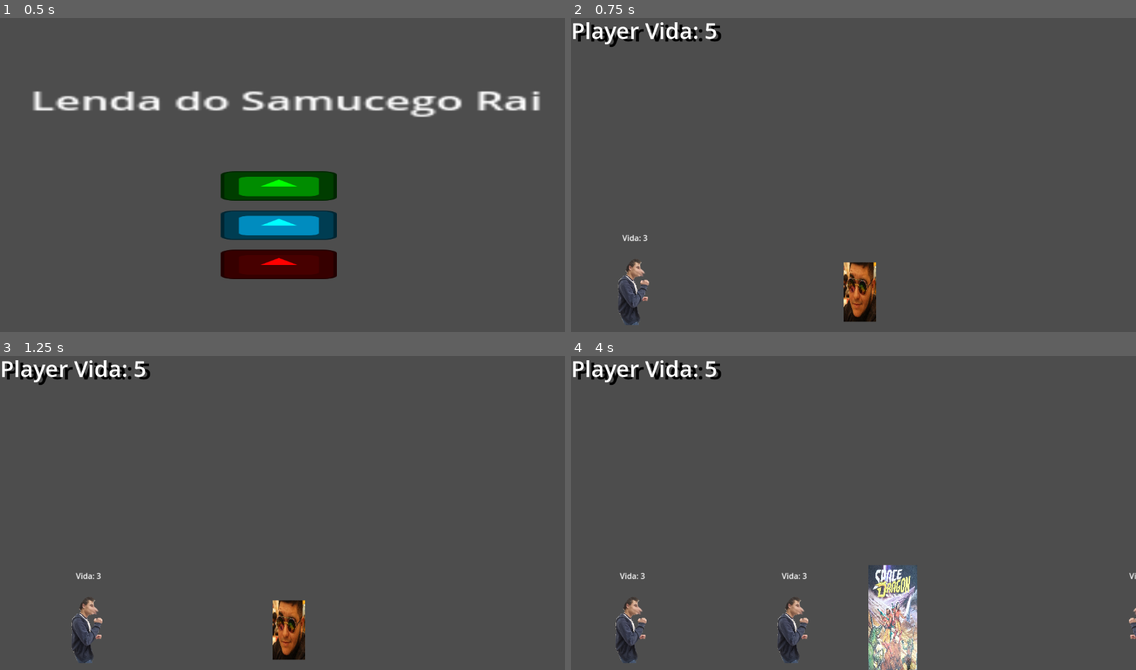
Above: before the commit, frames 1-4 (two rows, left to right).
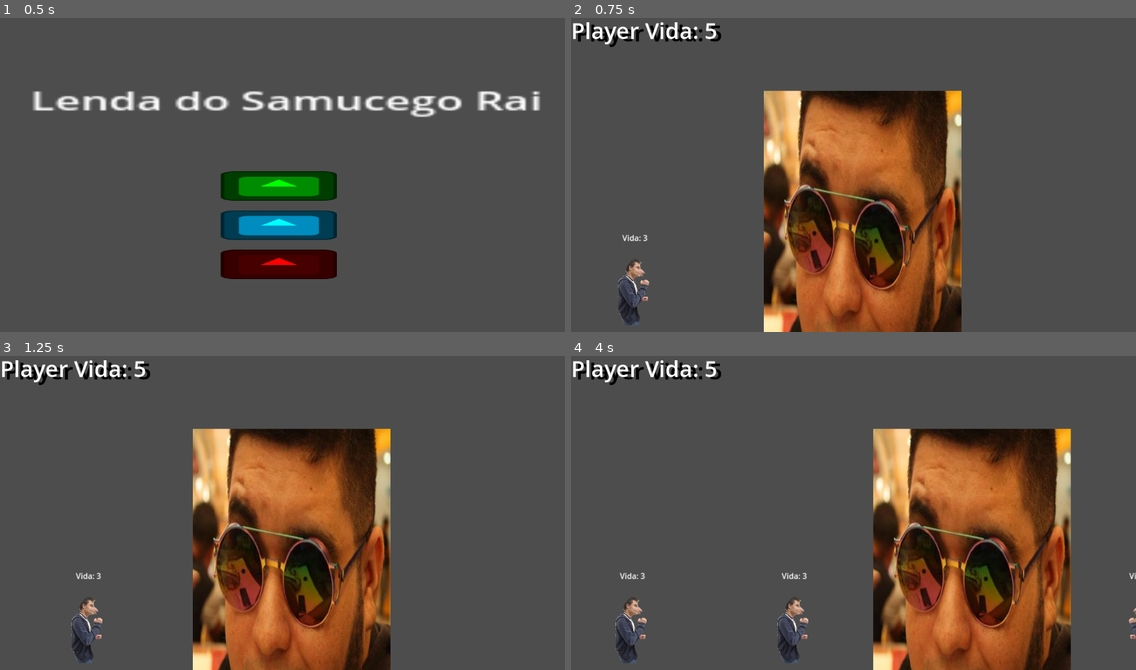
Above: after the commit, the same moments.

Repository: VaporeonLover28/Lenda-do-Samurai-Cego
Game: Godot game, scene res://main_menu.tscn
Same seed, same stepped clock (60 frames per second), same inputs: the game is played once before the commit and once after it. The engine's default icon, where the game draws it, is replaced by a stand-in: a white triangle on a blue panel in a dark square.
Inputs (mouse positions are in pixels of both pictures, inside the frame that each line leads up to):
- Up to frame 1 (0.5 s): no input
- Up to frame 2 (0.75 s): click (847, 187) at 0.5 s
- Up to frame 3 (1.25 s): no input
- Up to frame 4 (4 s): hold D (Right) 1.28-2.03 s; tap J (Attack) at 1.35, 2.3, 2.85, 3.8 s; tap L (Block) at 1.55, 2.1, 3.05, 3.6 s; hold A (Left) 2.03-2.78 s; hold D (Right) from 2.78 s (still down)

Frame 1 is identical in both runs. In frame 2, 27% of the frame differs, in the area x 34-70%, y 23-100%; in frame 3, 27%; in frame 4, 27%, in the area x 52-89%, y 23-100%.

Commit message:
vo termina dps
- walter

Diff:
--- a/player.tscn
+++ b/player.tscn
@@ -1,13 +1,156 @@
-[gd_scene load_steps=17 format=3 uid="uid://dxnvrnesgagdo"]
+[gd_scene load_steps=40 format=3 uid="uid://dxnvrnesgagdo"]
 
 [ext_resource type="Script" path="res://Player.gd" id="1_qj0ws"]
 [ext_resource type="Texture2D" uid="uid://dng08du3dj4b0" path="res://Untitled16_20240820143830.png" id="2_vbv1j"]
+[ext_resource type="Texture2D" uid="uid://b4ayuwgyymdip" path="res://Samurai/Attack_3.png" id="2_vr1dj"]
 [ext_resource type="Texture2D" uid="uid://t6yr2u4asdbb" path="res://ohio.png" id="2_ynix5"]
 [ext_resource type="Texture2D" uid="uid://3ekcixa28o33" path="res://spacedragons.jpg" id="3_7ud7k"]
+[ext_resource type="Texture2D" uid="uid://ceqq4ub4xr5wi" path="res://Samurai/Protection.png" id="3_8qggu"]
 [ext_resource type="Texture2D" uid="uid://qdyr2wpm7dbi" path="res://icon.svg" id="3_t2lwr"]
+[ext_resource type="Texture2D" uid="uid://dekciklh73wsb" path="res://Samurai/Walk.png" id="9_f3hgl"]
+
+[sub_resource type="Animation" id="Animation_jidnk"]
+length = 0.001
+tracks/0/type = "value"
+tracks/0/imported = false
+tracks/0/enabled = true
+tracks/0/path = NodePath("PlayerSprt:animation")
+tracks/0/interp = 1
+tracks/0/loop_wrap = true
+tracks/0/keys = {
+"times": PackedFloat32Array(0),
+"transitions": PackedFloat32Array(1),
+"update": 1,
+"values": [&"idle"]
+}
+tracks/1/type = "value"
+tracks/1/imported = false
+tracks/1/enabled = true
+tracks/1/path = NodePath("PlayerSprt:frame")
+tracks/1/interp = 1
+tracks/1/loop_wrap = true
+tracks/1/keys = {
+"times": PackedFloat32Array(0),
+"transitions": PackedFloat32Array(1),
+"update": 1,
+"values": [0]
+}
+tracks/2/type = "value"
+tracks/2/imported = false
+tracks/2/enabled = true
+tracks/2/path = NodePath("BlockHitbox/BlockColl:disabled")
+tracks/2/interp = 1
+tracks/2/loop_wrap = true
+tracks/2/keys = {
+"times": PackedFloat32Array(0),
+"transitions": PackedFloat32Array(1),
+"update": 1,
+"values": [true]
+}
+
+[sub_resource type="Animation" id="Animation_ur8x1"]
+resource_name = "Samurai_Walk"
+
+[sub_resource type="Animation" id="Animation_61u7b"]
+resource_name = "Igor_Walk"
+length = 0.2
+loop_mode = 1
+tracks/0/type = "value"
+tracks/0/imported = false
+tracks/0/enabled = true
+tracks/0/path = NodePath("PlayerSprt:animation")
+tracks/0/interp = 1
+tracks/0/loop_wrap = true
+tracks/0/keys = {
+"times": PackedFloat32Array(0),
+"transitions": PackedFloat32Array(1),
+"update": 1,
+"values": [&"igor_walk"]
+}
+tracks/1/type = "value"
+tracks/1/imported = false
+tracks/1/enabled = true
+tracks/1/path = NodePath("PlayerSprt:frame")
+tracks/1/interp = 1
+tracks/1/loop_wrap = true
+tracks/1/keys = {
+"times": PackedFloat32Array(0, 0.1),
+"transitions": PackedFloat32Array(1, 1),
+"update": 1,
+"values": [0, 1]
+}
+
+[sub_resource type="Animation" id="Animation_0pwfe"]
+resource_name = "Igor_Idle"
+length = 0.1
+loop_mode = 1
+tracks/0/type = "value"
+tracks/0/imported = false
+tracks/0/enabled = true
+tracks/0/path = NodePath("PlayerSprt:animation")
+tracks/0/interp = 1
+tracks/0/loop_wrap = true
+tracks/0/keys = {
+"times": PackedFloat32Array(0),
+"transitions": PackedFloat32Array(1),
+"update": 1,
+"values": [&"igor_idle"]
+}
+tracks/1/type = "value"
+tracks/1/imported = false
+tracks/1/enabled = true
+tracks/1/path = NodePath("PlayerSprt:frame")
+tracks/1/interp = 1
+tracks/1/loop_wrap = true
+tracks/1/keys = {
+"times": PackedFloat32Array(0),
+"transitions": PackedFloat32Array(1),
+"update": 1,
+"values": [0]
+}
+
+[sub_resource type="Animation" id="Animation_so8u0"]
+resource_name = "Igor_Block"
+length = 0.5
+tracks/0/type = "value"
+tracks/0/imported = false
+tracks/0/enabled = true
+tracks/0/path = NodePath("PlayerSprt:frame")
+tracks/0/interp = 1
+tracks/0/loop_wrap = true
+tracks/0/keys = {
+"times": PackedFloat32Array(0),
+"transitions": PackedFloat32Array(1),
+"update": 1,
+"values": [0]
+}
+tracks/1/type = "value"
+tracks/1/imported = false
+tracks/1/enabled = true
+tracks/1/path = NodePath("PlayerSprt:animation")
+tracks/1/interp = 1
+tracks/1/loop_wrap = true
+tracks/1/keys = {
+"times": PackedFloat32Array(0),
+"transitions": PackedFloat32Array(1),
+"update": 1,
+"values": [&"igor_block"]
+}
+tracks/2/type = "value"
+tracks/2/imported = false
+tracks/2/enabled = true
+tracks/2/path = NodePath("BlockHitbox/BlockColl:disabled")
+tracks/2/interp = 1
+tracks/2/loop_wrap = true
+tracks/2/keys = {
+"times": PackedFloat32Array(0, 0.2, 0.5),
+"transitions": PackedFloat32Array(1, 1, 1),
+"update": 1,
+"values": [true, false, true]
+}
 
 [sub_resource type="Animation" id="Animation_yqcdj"]
-resource_name = "Attack"
+resource_name = "Igor_Attack"
 length = 0.5
 tracks/0/type = "value"
 tracks/0/imported = false
@@ -43,163 +186,139 @@
 "times": PackedFloat32Array(0),
 "transitions": PackedFloat32Array(1),
 "update": 1,
-"values": [&"attack"]
-}
-
-[sub_resource type="Animation" id="Animation_so8u0"]
-resource_name = "Block"
-length = 0.5
-tracks/0/type = "value"
-tracks/0/imported = false
-tracks/0/enabled = true
-tracks/0/path = NodePath("PlayerSprt:frame")
-tracks/0/interp = 1
-tracks/0/loop_wrap = true
-tracks/0/keys = {
-"times": PackedFloat32Array(0),
-"transitions": PackedFloat32Array(1),
-"update": 1,
-"values": [0]
-}
-tracks/1/type = "value"
-tracks/1/imported = false
-tracks/1/enabled = true
-tracks/1/path = NodePath("PlayerSprt:animation")
-tracks/1/interp = 1
-tracks/1/loop_wrap = true
-tracks/1/keys = {
-"times": PackedFloat32Array(0),
-"transitions": PackedFloat32Array(1),
-"update": 1,
-"values": [&"block"]
-}
-tracks/2/type = "value"
-tracks/2/imported = false
-tracks/2/enabled = true
-tracks/2/path = NodePath("BlockHitbox/BlockColl:disabled")
-tracks/2/interp = 1
-tracks/2/loop_wrap = true
-tracks/2/keys = {
-"times": PackedFloat32Array(0, 0.2, 0.5),
-"transitions": PackedFloat32Array(1, 1, 1),
-"update": 1,
-"values": [true, false, true]
-}
-
-[sub_resource type="Animation" id="Animation_0pwfe"]
-resource_name = "Idle"
-length = 0.1
-loop_mode = 1
-tracks/0/type = "value"
-tracks/0/imported = false
-tracks/0/enabled = true
-tracks/0/path = NodePath("PlayerSprt:animation")
-tracks/0/interp = 1
-tracks/0/loop_wrap = true
-tracks/0/keys = {
-"times": PackedFloat32Array(0),
-"transitions": PackedFloat32Array(1),
-"update": 1,
-"values": [&"idle"]
-}
-tracks/1/type = "value"
-tracks/1/imported = false
-tracks/1/enabled = true
-tracks/1/path = NodePath("PlayerSprt:frame")
-tracks/1/interp = 1
-tracks/1/loop_wrap = true
-tracks/1/keys = {
-"times": PackedFloat32Array(0),
-"transitions": PackedFloat32Array(1),
-"update": 1,
-"values": [0]
-}
-
-[sub_resource type="Animation" id="Animation_jidnk"]
-length = 0.001
-tracks/0/type = "value"
-tracks/0/imported = false
-tracks/0/enabled = true
-tracks/0/path = NodePath("PlayerSprt:animation")
-tracks/0/interp = 1
-tracks/0/loop_wrap = true
-tracks/0/keys = {
-"times": PackedFloat32Array(0),
-"transitions": PackedFloat32Array(1),
-"update": 1,
-"values": [&"idle"]
-}
-tracks/1/type = "value"
-tracks/1/imported = false
-tracks/1/enabled = true
-tracks/1/path = NodePath("PlayerSprt:frame")
-tracks/1/interp = 1
-tracks/1/loop_wrap = true
-tracks/1/keys = {
-"times": PackedFloat32Array(0),
-"transitions": PackedFloat32Array(1),
-"update": 1,
-"values": [0]
-}
-tracks/2/type = "value"
-tracks/2/imported = false
-tracks/2/enabled = true
-tracks/2/path = NodePath("BlockHitbox/BlockColl:disabled")
-tracks/2/interp = 1
-tracks/2/loop_wrap = true
-tracks/2/keys = {
-"times": PackedFloat32Array(0),
-"transitions": PackedFloat32Array(1),
-"update": 1,
-"values": [true]
-}
-
-[sub_resource type="Animation" id="Animation_61u7b"]
-resource_name = "Walk"
-length = 0.2
-loop_mode = 1
-tracks/0/type = "value"
-tracks/0/imported = false
-tracks/0/enabled = true
-tracks/0/path = NodePath("PlayerSprt:animation")
-tracks/0/interp = 1
-tracks/0/loop_wrap = true
-tracks/0/keys = {
-"times": PackedFloat32Array(0),
-"transitions": PackedFloat32Array(1),
-"update": 1,
-"values": [&"walk"]
-}
-tracks/1/type = "value"
-tracks/1/imported = false
-tracks/1/enabled = true
-tracks/1/path = NodePath("PlayerSprt:frame")
-tracks/1/interp = 1
-tracks/1/loop_wrap = true
-tracks/1/keys = {
-"times": PackedFloat32Array(0, 0.1),
-"transitions": PackedFloat32Array(1, 1),
-"update": 1,
-"values": [0, 1]
-}
+"values": [&"igor_attack"]
+}
+
+[sub_resource type="Animation" id="Animation_jqti2"]
+resource_name = "Samurai_Idle"
+
+[sub_resource type="Animation" id="Animation_3ftix"]
+resource_name = "Samurai_Attack"
+
+[sub_resource type="Animation" id="Animation_06j4u"]
+resource_name = "Samurai_Block"
 
 [sub_resource type="AnimationLibrary" id="AnimationLibrary_7s6an"]
 _data = {
-"Attack": SubResource("Animation_yqcdj"),
-"Block": SubResource("Animation_so8u0"),
-"Idle": SubResource("Animation_0pwfe"),
+"Igor_Attack": SubResource("Animation_yqcdj"),
+"Igor_Block": SubResource("Animation_so8u0"),
+"Igor_Idle": SubResource("Animation_0pwfe"),
+"Igor_Walk": SubResource("Animation_61u7b"),
 "RESET": SubResource("Animation_jidnk"),
-"Walk": SubResource("Animation_61u7b")
-}
+"Samurai_Attack": SubResource("Animation_3ftix"),
+"Samurai_Block": SubResource("Animation_06j4u"),
+"Samurai_Idle": SubResource("Animation_jqti2"),
+"Samurai_Walk": SubResource("Animation_ur8x1")
+}
+
+[sub_resource type="AtlasTexture" id="AtlasTexture_yc4xs"]
+atlas = ExtResource("2_vr1dj")
+region = Rect2(0, 0, 128, 128)
+
+[sub_resource type="AtlasTexture" id="AtlasTexture_pdvu0"]
+atlas = ExtResource("2_vr1dj")
+region = Rect2(128, 0, 128, 128)
+
+[sub_resource type="AtlasTexture" id="AtlasTexture_e6lx0"]
+atlas = ExtResource("2_vr1dj")
+region = Rect2(256, 0, 128, 128)
+
+[sub_resource type="AtlasTexture" id="AtlasTexture_flgvd"]
+atlas = ExtResource("2_vr1dj")
+region = Rect2(384, 0, 128, 128)
+
+[sub_resource type="AtlasTexture" id="AtlasTexture_jpg21"]
+atlas = ExtResource("3_8qggu")
+region = Rect2(0, 0, 128, 128)
+
+[sub_resource type="AtlasTexture" id="AtlasTexture_rpmeb"]
+atlas = ExtResource("3_8qggu")
+region = Rect2(128, 0, 128, 128)
+
+[sub_resource type="AtlasTexture" id="AtlasTexture_ppsy1"]
+atlas = ExtResource("9_f3hgl")
+region = Rect2(512, 0, 128, 128)
+
+[sub_resource type="AtlasTexture" id="AtlasTexture_plcxg"]
+atlas = ExtResource("9_f3hgl")
+region = Rect2(0, 0, 128, 128)
+
+[sub_resource type="AtlasTexture" id="AtlasTexture_wmc5c"]
+atlas = ExtResource("9_f3hgl")
+region = Rect2(128, 0, 128, 128)
+
+[sub_resource type="AtlasTexture" id="AtlasTexture_q5qat"]
+atlas = ExtResource("9_f3hgl")
+region = Rect2(256, 0, 128, 128)
+
+[sub_resource type="AtlasTexture" id="AtlasTexture_8bls2"]
+atlas = ExtResource("9_f3hgl")
+region = Rect2(384, 0, 128, 128)
+
+[sub_resource type="AtlasTexture" id="AtlasTexture_m0bwr"]
+atlas = ExtResource("9_f3hgl")
+region = Rect2(512, 0, 128, 128)
+
+[sub_resource type="AtlasTexture" id="AtlasTexture_dfml1"]
+atlas = ExtResource("9_f3hgl")
+region = Rect2(640, 0, 128, 128)
+
+[sub_resource type="AtlasTexture" id="AtlasTexture_p6ag3"]
+atlas = ExtResource("9_f3hgl")
+region = Rect2(768, 0, 128, 128)
+
+[sub_resource type="AtlasTexture" id="AtlasTexture_5djlc"]
+atlas = ExtResource("9_f3hgl")
+region = Rect2(896, 0, 128, 128)
+
+[sub_resource type="AtlasTexture" id="AtlasTexture_o6q8x"]
+atlas = ExtResource("9_f3hgl")
+region = Rect2(1024, 0, 128, 128)
 
 [sub_resource type="SpriteFrames" id="SpriteFrames_rhyob"]
 animations = [{
 "frames": [{
 "duration": 1.0,
+"texture": SubResource("AtlasTexture_yc4xs")
+}, {
+"duration": 1.0,
+"texture": SubResource("AtlasTexture_pdvu0")
+}, {
+"duration": 1.0,
+"texture": SubResource("AtlasTexture_e6lx0")
+}, {
+"duration": 1.0,
+"texture": SubResource("AtlasTexture_flgvd")
+}],
+"loop": true,
+"name": &"attack",
+"speed": 5.0
+}, {
+"frames": [{
+"duration": 1.0,
+"texture": SubResource("AtlasTexture_jpg21")
+}, {
+"duration": 1.0,
+"texture": SubResource("AtlasTexture_rpmeb")
+}],
+"loop": false,
+"name": &"block",
+"speed": 5.0
+}, {
+"frames": [{
+"duration": 1.0,
+"texture": SubResource("AtlasTexture_ppsy1")
+}],
+"loop": true,
+"name": &"idle",
+"speed": 5.0
+}, {
+"frames": [{
+"duration": 1.0,
 "texture": ExtResource("2_vbv1j")
 }],
 "loop": true,
-"name": &"attack",
+"name": &"igor_attack",
 "speed": 5.0
 }, {
 "frames": [{
@@ -207,7 +326,7 @@
 "texture": ExtResource("3_7ud7k")
 }],
 "loop": true,
-"name": &"block",
+"name": &"igor_block",
 "speed": 5.0
 }, {
 "frames": [{
@@ -215,7 +334,7 @@
 "texture": ExtResource("2_ynix5")
 }],
 "loop": true,
-"name": &"idle",
+"name": &"igor_idle",
 "speed": 5.0
 }, {
 "frames": [{
@@ -225,9 +344,41 @@
 "duration": 1.0,
 "texture": ExtResource("2_ynix5")
 }],
+"loop": false,
+"name": &"igor_walk",
+"speed": 30.0
+}, {
+"frames": [{
+"duration": 1.0,
+"texture": SubResource("AtlasTexture_plcxg")
+}, {
+"duration": 1.0,
+"texture": SubResource("AtlasTexture_wmc5c")
+}, {
+"duration": 1.0,
+"texture": SubResource("AtlasTexture_q5qat")
+}, {
+"duration": 1.0,
+"texture": SubResource("AtlasTexture_8bls2")
+}, {
+"duration": 1.0,
+"texture": SubResource("AtlasTexture_m0bwr")
+}, {
+"duration": 1.0,
+"texture": SubResource("AtlasTexture_dfml1")
+}, {
+"duration": 1.0,
+"texture": SubResource("AtlasTexture_p6ag3")
+}, {
+"duration": 1.0,
+"texture": SubResource("AtlasTexture_5djlc")
+}, {
+"duration": 1.0,
+"texture": SubResource("AtlasTexture_o6q8x")
+}],
 "loop": true,
 "name": &"walk",
-"speed": 30.0
+"speed": 5.0
 }]
 
 [sub_resource type="CapsuleShape2D" id="CapsuleShape2D_hyuci"]
@@ -254,12 +405,13 @@
 libraries = {
 "": SubResource("AnimationLibrary_7s6an")
 }
-autoplay = "Idle"
+autoplay = "Igor_Idle"
 
 [node name="PlayerSprt" type="AnimatedSprite2D" parent="."]
-position = Vector2(-1.90735e-05, -1.52588e-05)
+scale = Vector2(6.09, 6.09)
 sprite_frames = SubResource("SpriteFrames_rhyob")
 animation = &"idle"
+offset = Vector2(6, -25.5)
 
 [node name="PlayerColl" type="CollisionShape2D" parent="."]
 scale = Vector2(23.0039, 22.9766)
Binary file added: Samurai/Attack_1.png
Not shown, added: Samurai/Attack_1.png.import
Binary file added: Samurai/Attack_2.png
Not shown, added: Samurai/Attack_2.png.import
Binary file added: Samurai/Attack_3.png
Not shown, added: Samurai/Attack_3.png.import
Binary file added: Samurai/Dead.png
Not shown, added: Samurai/Dead.png.import
Binary file added: Samurai/Hurt.png
Not shown, added: Samurai/Hurt.png.import
Binary file added: Samurai/Idle.png
Not shown, added: Samurai/Idle.png.import
(and 4 more such lines)
